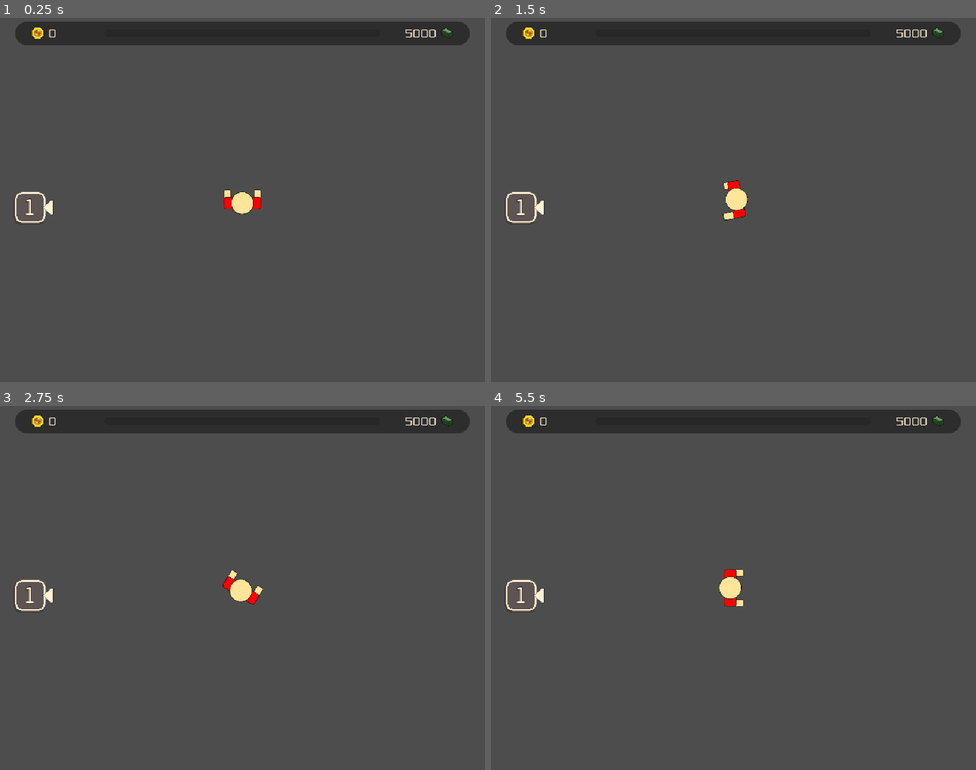
Above: before the commit, frames 1-4 (two rows, left to right).
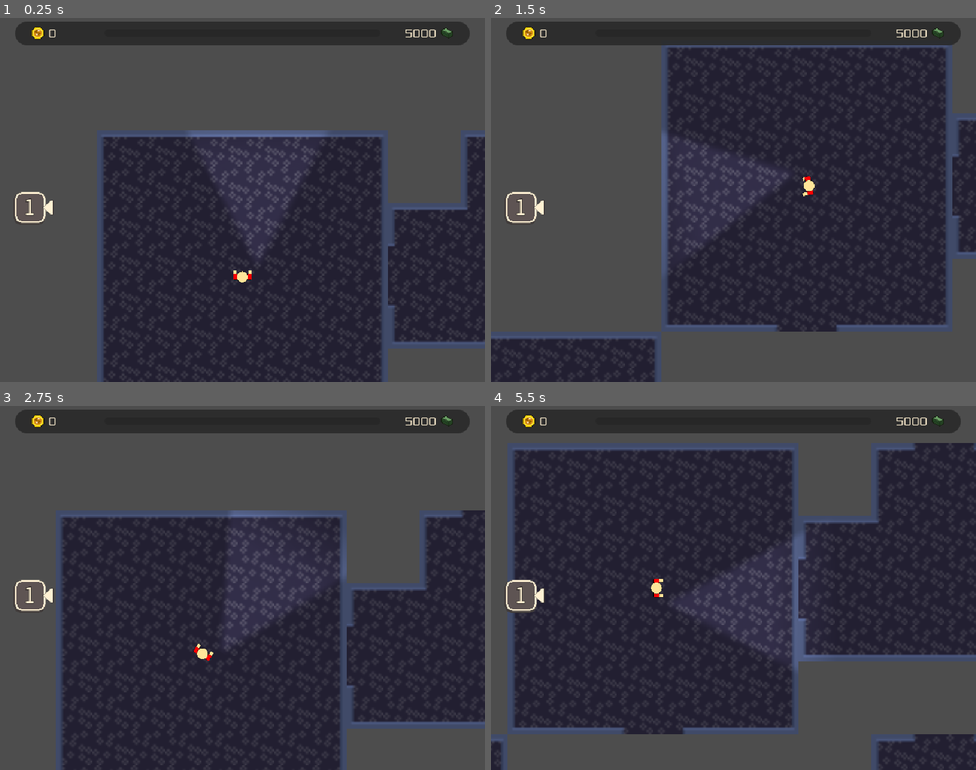
Above: after the commit, the same moments.

Repository: Justin-Hulme/GMTK_2026
Game: Godot game, scene res://LevelLoader/level_loader.tscn
Two runs of this game, one before a commit and one after it. Both use one fixed random seed, a clock stepped at 60 frames per second and the inputs below.
Inputs (mouse positions are in pixels of both pictures, inside the frame that each line leads up to):
- Up to frame 1 (0.25 s): no input
- Up to frame 2 (1.5 s): tap Enter at 0.5 s; move the mouse to (840, 181) at 0.52 s; click (840, 181) at 0.67 s; tap Space at 1.25 s; move the mouse to (636, 218) at 1.27 s; click (636, 218) at 1.42 s
- Up to frame 3 (2.75 s): tap Enter at 2 s; move the mouse to (291, 507) at 2.02 s; click (291, 507) at 2.17 s
- Up to frame 4 (5.5 s): tap Space at 2.75, 4.25 s; move the mouse to (709, 660) at 2.77 s; click (709, 660) at 2.92 s; tap Enter at 3.5 s; move the mouse to (879, 642) at 3.52 s; click (879, 642) at 3.67 s; move the mouse to (588, 533) at 4.27 s; click (588, 533) at 4.42 s; move the mouse to (757, 588) at 5.02 s; click (757, 588) at 5.17 s

The runs differ from the first frame. In frame 1, 47% of the frame differs, in the area x 20-100%, y 30-100%; in frame 2, 50%; in frame 3, 52%; in frame 4, 64%, in the area x 0-100%, y 10-100%.
Error before the commit: Parse Error: Too many arguments for "get()" call. Expected at most 1 but received 2. (res://LevelLoader/level_loader.gd:41)

Commit message:
Fixed crashing issues, Still has map bugs

Diff:
--- a/Level/floor_generator.gd
+++ b/Level/floor_generator.gd
@@ -102,21 +102,21 @@
 func _generate_critical_path_bfs(start: Vector2i, max_depth: int) -> void:
 	grid[start.x][start.y] = Cell.START
 
-	var queue := [[start, 0]]
+	var queue: Array[Array] = [[start, 0]]
 
 	while not queue.is_empty():
-		var current_data = queue.pop_front()
-		var current_pos = current_data[0]
-		var depth = current_data[1]
+		var current_data := queue.pop_front() as Array
+		var current_pos := current_data[0] as Vector2i
+		var depth := int(current_data[1])
 
 		if depth >= max_depth:
 			continue
 
-		var neighbors := _get_valid_empty_neighbors(current_pos)
+		var neighbors: Array[Vector2i] = _get_valid_empty_neighbors(current_pos)
 		if neighbors.is_empty():
 			continue
 
-		var next_pos = pick_random(neighbors)
+		var next_pos := pick_random(neighbors) as Vector2i
 		connect_rooms(current_pos, next_pos)
 		grid[next_pos.x][next_pos.y] = Cell.CRITICAL
 
@@ -124,9 +124,9 @@
 
 
 func _get_valid_empty_neighbors(pos: Vector2i) -> Array[Vector2i]:
-	var neighbors := []
-	for dir in DIR_TO_DOOR.keys():
-		var next = pos + dir
+	var neighbors: Array[Vector2i] = []
+	for dir: Vector2i in DIR_TO_DOOR.keys():
+		var next: Vector2i = pos + dir
 		if _is_in_bounds(next) and grid[next.x][next.y] == Cell.EMPTY:
 			neighbors.push_back(next)
 	return neighbors
@@ -148,9 +148,9 @@
 		if placed >= target_branches:
 			break
 
-		var neighbors := _get_valid_empty_neighbors(cell)
+		var neighbors: Array[Vector2i] = _get_valid_empty_neighbors(cell)
 		if not neighbors.is_empty():
-			var branch_pos = pick_random(neighbors)
+			var branch_pos := pick_random(neighbors) as Vector2i
 			connect_rooms(cell, branch_pos)
 			grid[branch_pos.x][branch_pos.y] = Cell.BRANCH
 			placed += 1
@@ -165,12 +165,12 @@
 	# Run BFS to compute distances from spawn
 	var dist := {}
 	dist[start] = 0
-	var queue := [start]
+	var queue: Array[Variant] = [start]
 
 	while not queue.is_empty():
-		var pos = queue.pop_front()
-		for dir in DIR_TO_DOOR.keys():
-			var n = pos + dir
+		var pos := queue.pop_front() as Vector2i
+		for dir: Vector2i in DIR_TO_DOOR.keys():
+			var n: Vector2i = pos + dir
 			if _is_in_bounds(n) and grid[n.x][n.y] != Cell.EMPTY and not (n in dist):
 				dist[n] = dist[pos] + 1
 				queue.push_back(n)
@@ -183,9 +183,9 @@
 
 	# Pick randomly from all CRITICAL cells at max depth (Option B)
 	var candidates := []
-	for pos in dist:
+	for pos in dist.keys():
 		if grid[pos.x][pos.y] == Cell.CRITICAL and dist[pos] == max_depth:
-			candidates.push_back(pos)
+			candidates.push_back(pos as Vector2i)
 
 	if not candidates.is_empty():
 		var exit_cell = pick_random(candidates)
@@ -199,17 +199,17 @@
 		return false
 
 	var visited := {}
-	var queue := [start]
+	var queue: Array[Variant] = [start]
 
 	while not queue.is_empty():
-		var pos = queue.pop_front()
+		var pos := queue.pop_front() as Vector2i
 		if pos in visited:
 			continue
 		visited[pos] = true
 
-		for dir in DIR_TO_DOOR.keys():
+		for dir: Vector2i in DIR_TO_DOOR.keys():
 			if doors[pos.x][pos.y] & DIR_TO_DOOR[dir]:
-				var neighbor := pos + dir
+				var neighbor: Vector2i = pos + dir
 				if _is_in_bounds(neighbor) and grid[neighbor.x][neighbor.y] != Cell.EMPTY:
 					queue.push_back(neighbor)
 
@@ -223,39 +223,73 @@
 
 
 func _select_prefab(cell_type: Cell, pos: Vector2i) -> StringName:
-	"""Maps cell type to prefab template with exclusion rules."""
 	match cell_type:
 		Cell.START:
-			return &"room_spawn_1"
+			return &"Rooms/room_spawn_1"
 
 		Cell.END:
-			return &"room_exit_1"
-
-		Cell.CRITICAL:
-			var crit_neighbors := _count_critical_neighbors(pos)
-			if crit_neighbors >= 4:
-				return &"room_hub"
-
-			if crit_neighbors == 3:
-				return pick_random([&"room_crossroads_1", &"room_corridor_1"])
-
-			return pick_random([&"room_corridor_1", &"room_corridor_2"])
-
-		Cell.BRANCH:
-			var edge_dist := _distance_to_edge(pos)
-			if edge_dist <= 1:
-				return pick_random([&"deadends/room_printers", &"deadends/room_bathroom"])
-
-			return pick_random([&"deadends/room_office", &"deadends/room_office_2"])
+			return &"Rooms/room_exit_1"
+
+		_:
+			var door_mask := int(doors[pos.x][pos.y])
+			if door_mask == Doors.NONE:
+				return &"Rooms/room_corridor_1"
+
+			var name = _bitmask_to_prefab(door_mask)
+			if name != "":
+				return ("Rooms/" + name) as StringName
 
 	# Fallback
-	return &"room_corridor_1"
+	return &"Rooms/room_corridor_1"
+
+
+func _bitmask_to_prefab(mask: int) -> String:
+	match mask:
+		# 4-way intersection
+		Doors.UP | Doors.LEFT | Doors.DOWN | Doors.RIGHT:
+			return "room_hub_1"
+
+		# 3-way junctions (T-shape) — any 3 directions = crossroads
+		Doors.UP | Doors.LEFT | Doors.RIGHT, \
+		Doors.DOWN | Doors.LEFT | Doors.RIGHT, \
+		Doors.UP | Doors.LEFT | Doors.DOWN, \
+		Doors.UP | Doors.RIGHT | Doors.DOWN:
+			return "room_crossroads_1"
+
+		# 2-way opposite connections (straight corridor)
+		Doors.UP | Doors.DOWN:
+			return "room_corridor_2"
+
+		Doors.LEFT | Doors.RIGHT:
+			return "room_corridor_1"
+
+		# 2-way adjacent connections (L-shaped junction — use crossroads)
+		Doors.UP | Doors.LEFT, \
+		Doors.UP | Doors.RIGHT, \
+		Doors.DOWN | Doors.LEFT, \
+		Doors.DOWN | Doors.RIGHT:
+			return "room_crossroads_1"
+
+		# 1-way dead ends — pick based on direction so the door faces correctly
+		Doors.UP:
+			return "deadends/room_bathroom"
+
+		Doors.DOWN:
+			return pick_random(["deadends/room_office", "deadends/room_office_2"])
+
+		Doors.LEFT:
+			return "deadends/room_printers"
+
+		Doors.RIGHT:
+			return "deadends/room_office"
+
+	return ""
 
 
 func _count_critical_neighbors(pos: Vector2i) -> int:
 	var count := 0
-	for dir in DIR_TO_DOOR.keys():
-		var n = pos + dir
+	for dir: Vector2i in DIR_TO_DOOR.keys():
+		var n: Vector2i = pos + dir
 		if _is_in_bounds(n) and grid[n.x][n.y] == Cell.CRITICAL:
 			count += 1
 	return count
@@ -269,6 +303,7 @@
 
 
 func _instantiate_visuals(config: LevelConfig) -> Node2D:
+	const SCALE := 3.0
 	var root := Node2D.new()
 
 	for x in range(grid.size()):
@@ -286,11 +321,14 @@
 
 			var room_instance = room_scene.instantiate()
 
-			# Convert grid position to world position (each cell = 8 tiles * 16px = 128px)
+			# Convert grid position to world position (each cell = 8 tiles * 16px = 128px), scaled up
 			var room_data = room_instance.get_node_or_null("RoomData")
-			var cell_w = 1 if not room_data else room_data.cell_width
-			var cell_h = 1 if not room_data else room_data.cell_height
-			room_instance.position = Vector2(x * cell_w * 128, y * cell_h * 128)
+			var cell_w: float = room_data.cell_width if room_data else 1.0
+			var cell_h: float = room_data.cell_height if room_data else 1.0
+			room_instance.position = Vector2(x * cell_w * 128.0 * SCALE, y * cell_h * 128.0 * SCALE)
+
+			# Scale up for visibility
+			room_instance.scale = Vector2(SCALE, SCALE)
 
 			root.add_child(room_instance)
 
@@ -302,6 +340,16 @@
 	return root
 
 
+func _cell_name(cell_type: Cell) -> String:
+	match cell_type:
+		Cell.EMPTY: return "EMPTY"
+		Cell.START: return "START"
+		Cell.CRITICAL: return "CRITICAL"
+		Cell.BRANCH: return "BRANCH"
+		Cell.END: return "END"
+	return "?"
+
+
 func _find_start_cell() -> Vector2i:
 	for x in range(grid.size()):
 		for y in range(grid[x].size()):
--- a/LevelLoader/level_loader.gd
+++ b/LevelLoader/level_loader.gd
@@ -3,24 +3,14 @@
 const FLOOR_GAP := 256
 const FADE_DURATION := 0.4
 
-var floor_containers: Array[Node2D] = []
-var current_floor_index := 0
+var floor_container: Node2D
 var fade_overlay: ColorRect
 var is_transitioning := false
-var level_config_path: String
 
 
 func _ready() -> void:
 	_init_fade_overlay()
-	var config_path = "res://Levels/level_%d.tres" % LevelManager.current_level_number
-	level_config_path = config_path
-
-	var config = load(config_path) as Resource
-	if not config:
-		push_error("Failed to load level config: %s" % config_path)
-		return
-
-	generate_floors(config)
+	generate_floor()
 	connect_exit_signals()
 
 
@@ -34,43 +24,53 @@
 	fade_overlay.set_anchors_preset(Control.PRESET_FULL_RECT)
 
 
-func generate_floors(config: Resource) -> void:
+func generate_floor() -> void:
+	var config := LevelConfig.new()
+	config.grid_width = 14
+	config.grid_height = 8
+	config.max_depth_from_spawn = 4
+	config.branch_ratio = 0.3
+
 	var generator := FloorGenerator.new()
-	var current_spawn_pos: Variant = null
+	var result = generator.generate(config, null)
 
-	for i in range(config.get("total_floors", 3)):
-		var result = generator.generate(config, current_spawn_pos)
+	print("[LevelLoader] Generated floor: spawn=%s exit=%s" % [result.spawn_grid, result.exit_grid])
 
-		var container := Node2D.new()
-		container.name = "floor_%d" % (i + 1)
-		container.visible = false
+	floor_container = Node2D.new()
+	floor_container.name = "floor_1"
+	result.scene.name = "generated_rooms"
+	floor_container.add_child(result.scene)
+	add_child(floor_container)
 
-		var floor_height = config.grid_height * 128
-		container.position = Vector2(0, -(i * (floor_height + FLOOR_GAP)))
+	# Move player to render on top of rooms (last child = drawn last)
+	var player_node = get_node_or_null("Player")
+	if player_node:
+		move_child(player_node, -1)
 
-		result.scene.name = "generated_rooms"
-		container.add_child(result.scene)
-		add_child(container)
-		floor_containers.append(container)
+	# Position player at spawn room and center camera (3x scale)
+	const SCALE := 3.0
+	var spawn_x = result.spawn_grid.x * 128.0 * SCALE + 64.0 * SCALE
+	var spawn_y = result.spawn_grid.y * 128.0 * SCALE + 64.0 * SCALE
 
-		current_spawn_pos = result.exit_grid
+	if player_node:
+		player_node.position = Vector2(spawn_x, spawn_y)
 
-	show_floor(0)
+	# Move camera to center on player area
+	var camera = _find_camera()
+	if camera:
+		camera.global_position = Vector2(spawn_x, spawn_y - 100)
 
 
-func show_floor(index: int) -> void:
-	if is_transitioning or index < 0 or index >= floor_containers.size():
-		return
+func _find_camera() -> Camera2D:
+	var player_node = get_node_or_null("Player")
+	if not player_node:
+		return null
 
-	for i in range(floor_containers.size()):
-		floor_containers[i].visible = (i == index)
+	for child in player_node.get_children():
+		if child is Camera2D:
+			return child as Camera2D
 
-	current_floor_index = index
-	LevelManager.current_floor_in_level = index + 1
-
-	var player_node = get_node_or_null("Player")
-	if player_node:
-		_reparent_player_to_floor(index)
+	return null
 
 
 func _on_exit_body_entered(body: Node2D) -> void:
@@ -78,79 +78,46 @@
 		return
 
 	if body.is_in_group("player"):
-		var next_index = current_floor_index + 1
-		if next_index < floor_containers.size():
-			await transition_to_floor(next_index)
+		print("[LevelLoader] Player entered exit! Next floor coming soon.")
 
 
-func _on_exit_area_body_exited(body: Node2D) -> void:
-	pass
-
-
-func transition_to_floor(target_index: int) -> void:
-	is_transitioning = true
-
-	var player_node = get_node_or_null("Player")
-
-	# Fade out
-	fade_overlay.visible = true
-	fade_overlay.color.a = 0.0
-
-	var tween = create_tween()
-	tween.tween_property(fade_overlay, "color:a", 1.0, FADE_DURATION).set_trans(Tween.TRANS_SINE)
-	await tween.finished
-
-	# Hide current floor, show target
-	if player_node:
-		player_node.visible = false
-
-	floor_containers[current_floor_index].visible = false
-	show_floor(target_index)
-
-	if player_node:
-		player_node.visible = true
-
-	# Fade in
-	var tween2 = create_tween()
-	tween2.tween_property(fade_overlay, "color:a", 0.0, FADE_DURATION).set_trans(Tween.TRANS_SINE)
-	await tween2.finished
-
-	fade_overlay.visible = false
-	is_transitioning = false
-
-
-func _reparent_player_to_floor(floor_index: int) -> void:
-	var target_container = floor_containers[floor_index]
-
-	var generated = target_container.get_node_or_null("generated_rooms")
+func _reparent_player_to_floor(spawn_grid: Vector2i) -> void:
+	var generated = floor_container.get_node_or_null("generated_rooms")
 	if not generated:
+		push_error("No generated rooms found!")
 		return
 
 	var player_node = get_node_or_null("Player")
 	if not player_node:
+		push_error("No Player node found!")
 		return
 
-	var spawn_pos = _find_spawn_room_center(generated)
+	var spawn_pos = _find_spawn_room_center(generated, spawn_grid)
 
 	var old_parent = player_node.get_parent()
 	if old_parent:
 		old_parent.remove_child(player_node)
 
-	target_container.add_child(player_node)
+	floor_container.add_child(player_node)
 	player_node.position = spawn_pos
 
 
-func _find_spawn_room_center(generated: Node2D) -> Vector2:
+func _find_spawn_room_center(generated: Node2D, grid_pos: Vector2i) -> Vector2:
 	for child in generated.get_children():
 		var room_data = child.get_node_or_null("RoomData")
-		if room_data and room_data.entrances.has(&"BOTTOM"):
-			var tile_map = child.get_node_or_null("TileMapLayer")
-			if tile_map:
-				var bounds = tile_map.get_used_rect()
-				return child.position + Vector2(
-					bounds.position.x * 128 + (bounds.size.x * 128) / 2.0,
-					bounds.position.y * 128 + (bounds.size.y * 128) / 2.0
-				)
+		if not room_data:
+			continue
+
+		var tile_map = child.get_node_or_null("TileMapLayer")
+		if not tile_map:
+			continue
+
+		var bounds = tile_map.get_used_rect()
+		return child.position + Vector2(
+			bounds.position.x * 128 + (bounds.size.x * 128) / 2.0,
+			bounds.position.y * 128 + (bounds.size.y * 128) / 2.0
+		)
+
 	return Vector2.ZERO
 
 
@@ -162,18 +129,23 @@
 			areas.append(node as Area2D)
 
 	for child in node.get_children():
-		areas += _find_exit_areas(child)
+		var sub = _find_exit_areas(child)
+		for a in sub:
+			areas.append(a)
 
 	return areas
 
 
 func connect_exit_signals() -> void:
-	for container in floor_containers:
-		var generated = container.get_node_or_null("generated_rooms")
-		if not generated:
-			continue
+	if not floor_container:
+		push_error("No floor container!")
+		return
 
-		var exit_areas = _find_exit_areas(generated)
+	var generated = floor_container.get_node_or_null("generated_rooms")
+	if not generated:
+		return
 
-		for area in exit_areas:
-			area.body_entered.connect(_on_exit_body_entered)
+	var exit_areas = _find_exit_areas(generated)
+
+	for area in exit_areas:
+		area.body_entered.connect(_on_exit_body_entered)
--- a/LevelLoader/level_loader.tscn
+++ b/LevelLoader/level_loader.tscn
@@ -1,9 +1,9 @@
-[gd_scene format=4 uid="uid://d2k8f3yap1q7w"]
+[gd_scene format=3 uid="uid://d2k8f3yap1q7w"]
 
-[ext_resource type="Script" uid="uid://tx8m2n5v0r4y" path="res://LevelLoader/level_loader.gd" id="1_loader"]
+[ext_resource type="Script" uid="uid://cwknystiomluo" path="res://LevelLoader/level_loader.gd" id="1_loader"]
 [ext_resource type="PackedScene" uid="uid://2c1gesmmik6q" path="res://Player/player.tscn" id="2_player"]
 
-[node name="LevelLoader" type="Node2D"]
+[node name="LevelLoader" type="Node2D" unique_id=1877739689]
 script = ExtResource("1_loader")
 
 [node name="Player" parent="." unique_id=9000001 instance=ExtResource("2_player")]
--- a/Player/player.tscn
+++ b/Player/player.tscn
@@ -54,11 +54,11 @@
 }]
 
 [sub_resource type="CapsuleShape2D" id="CapsuleShape2D_47aoe"]
-radius = 22.0
-height = 56.0
+radius = 8.8
+height = 29.9
 
 [sub_resource type="CircleShape2D" id="CircleShape2D_e76su"]
-radius = 80.0
+radius = 35.0
 
 [sub_resource type="StyleBoxFlat" id="StyleBoxFlat_od3ui"]
 bg_color = Color(0.1593911, 0.1593911, 0.1593911, 0.8784314)
@@ -83,13 +83,12 @@
 position = Vector2(0, -1)
 
 [node name="AnimatedSprite2D" type="AnimatedSprite2D" parent="." unique_id=728315925]
-scale = Vector2(0.4, 0.4)
+scale = Vector2(0.2, 0.2)
 sprite_frames = SubResource("SpriteFrames_ab854")
 animation = &"walking"
 frame_progress = 0.39065647
 
 [node name="CollisionShape2D" type="CollisionShape2D" parent="." unique_id=1967341823]
-position = Vector2(0, -3)
 rotation = 1.5707964
 scale = Vector2(0.99999994, 0.99999994)
 shape = SubResource("CapsuleShape2D_47aoe")
Not shown: 2 places in Player/player.tscn that only renumber resources
